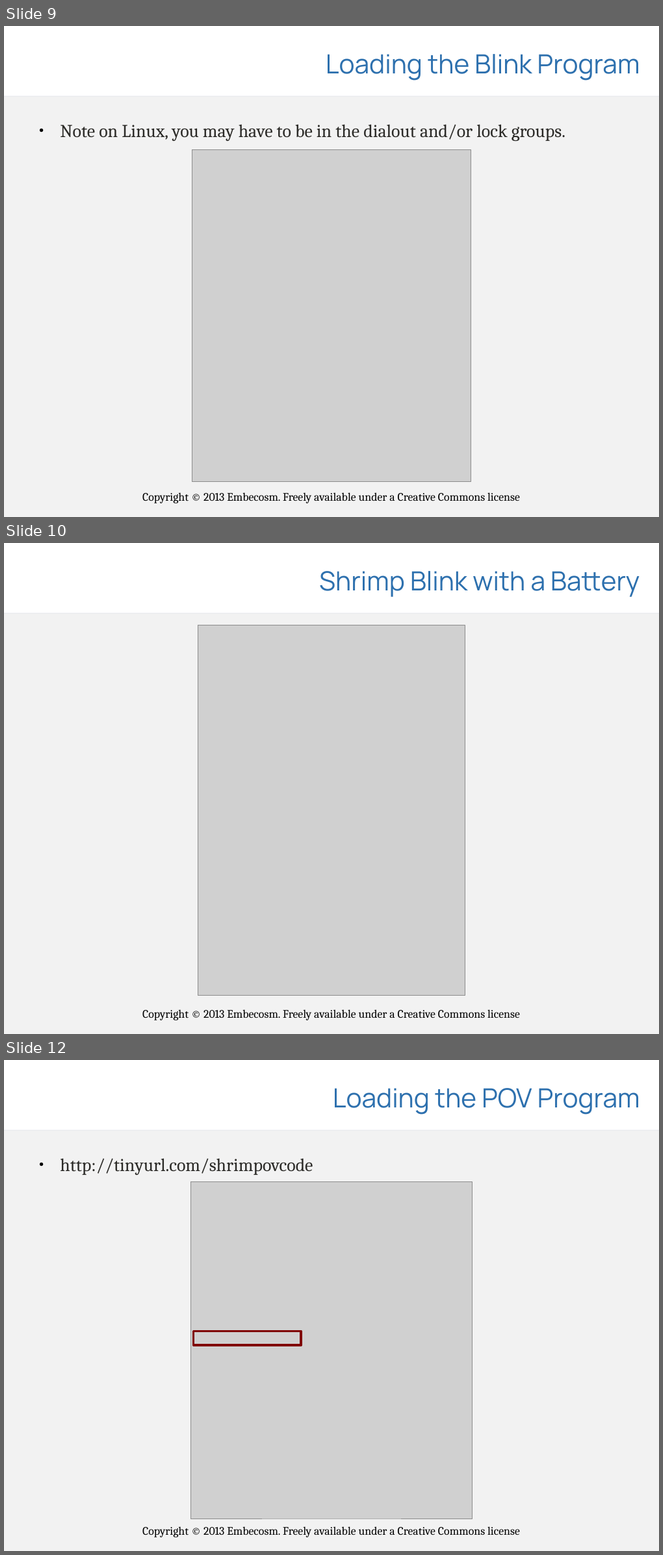
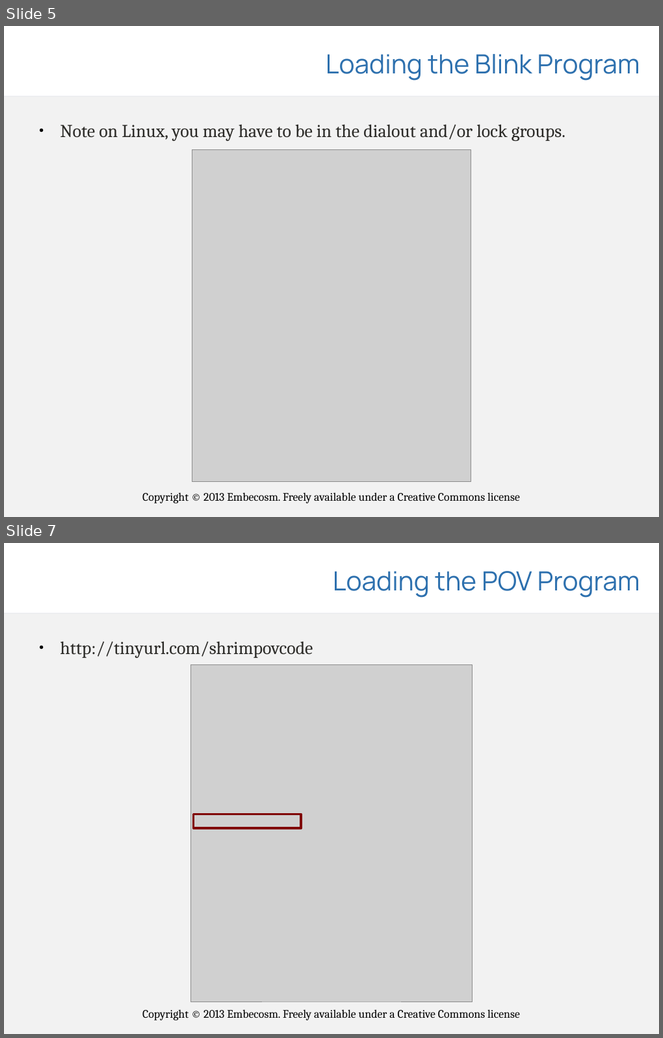
Before and after one commit to embecosm/shrimp-pov, a slide deck: presentations/shrimp-pov.odp. Shown one above the other, each under a label of ours: slides 9, 10 and 12 before the commit, slides 5 and 7 after it; the slides between them are not shown. The pictures are 663x1555 and 663x1038 pixels, drawn with LibreOffice and Linux fonts; fonts in the diff are those of the drawing; grey boxes stand for pictures; background and template pictures are left out. Boxes give left, top, right and bottom in pixels: in the first picture for what was removed or moved away, otherwise in the second. Text is boxed around its words. In the diff, an @@ line names an element or a change of style, - is before the commit and + after.

```diff
--- a/presentations/shrimp-pov.odp
+++ b/presentations/shrimp-pov.odp
@@ slide 10 removed at [4,543,659,1034], background #FFFFFF; not listed: 4 template elements that a slide beside it also shows @@
@@ title removed at [319,571,640,597] @@
-Shrimp Blink with a Battery
@@ picture removed at [198,625,466,996] @@
@@ what was slide 9 is now slide 5 @@
@@ what was slide 12 is now slide 7 @@
```
Also in this commit, not shown: 3 slides changed, 4 slides added, 5 other slides removed, 1 other file.
